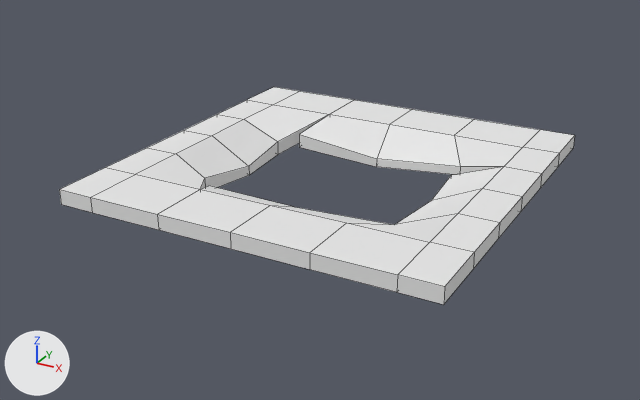
A saved change to the OBJ model art/3D_Env/3D_Assets/3D_Models/Env_Models/4_Laboratory/FloorBrokenLaboratory.obj.
Both versions are drawn from a 50 mm camera at (5.08, -9.7, 4.32) aimed at (-0.14, -0.2, -0.42). Every picture has the same lights, and +X, +Y and +Z are marked at lower left. The older version comes first. Mesh edges are drawn as thin lines. Where no turn or scale is listed for an object, it has been applied to the vertices. Vertices at exactly the same position are counted once.

In view in the first picture: 'FloorBrokenLaboratory'.
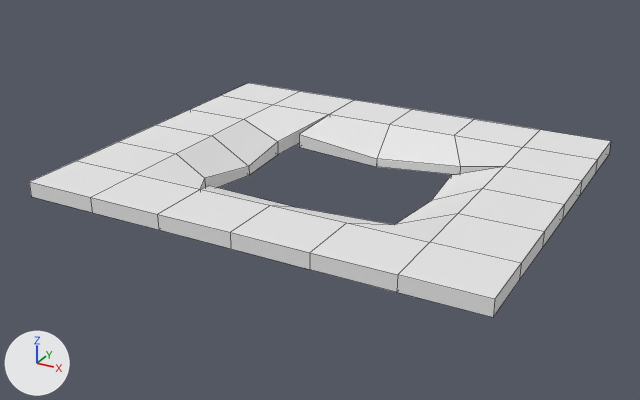
Diff of the bpy script that builds the scene:
```diff
--- a/art/3D_Env/3D_Assets/3D_Models/Env_Models/4_Laboratory/FloorBrokenLaboratory.obj.py
+++ b/art/3D_Env/3D_Assets/3D_Models/Env_Models/4_Laboratory/FloorBrokenLaboratory.obj.py
@@ me_floorbrokenlaboratory @@
 # used by ob_floorbrokenlaboratory; location = (0.0, 0.0, 0.0)
-me_floorbrokenlaboratory.from_pydata(...)  # 102 vertices, 102 faces; spans x -2.5..2.5, y -2.5..2.5, z -0.44..0.1
+me_floorbrokenlaboratory.from_pydata(...)  # 102 vertices, 102 faces; spans x -3.0..3.0, y -2.5..2.5, z -0.44..0.1
+# me_floorbrokenlaboratory part 1: all 14 vertices in x 2.5, y -2.5..2.5, z -0.1..0.1 are moved by (0.5, 0.0, 0.0)
+# me_floorbrokenlaboratory part 2: all 14 vertices in x -2.5, y -2.5..2.5, z -0.1..0.1 are moved by (-0.5, 0.0, 0.0)
 me_floorbrokenlaboratory.materials.append(mat_m_floorlaboratory)
```

Pixel boxes (x1, y1, x2, y2) of what changed, in the pictures (640 x 400 px; the box of a moved part takes in the faces that stretch with it):
'FloorBrokenLaboratory', reshaped (13% wider, 8% taller): before (59, 87, 575, 304); after (29, 83, 611, 317)
part 1 of me_floorbrokenlaboratory, moved or reshaped: before (397, 130, 575, 304); after (397, 130, 611, 317)
part 2 of me_floorbrokenlaboratory, moved or reshaped: before (59, 87, 299, 212); after (29, 83, 299, 212)
